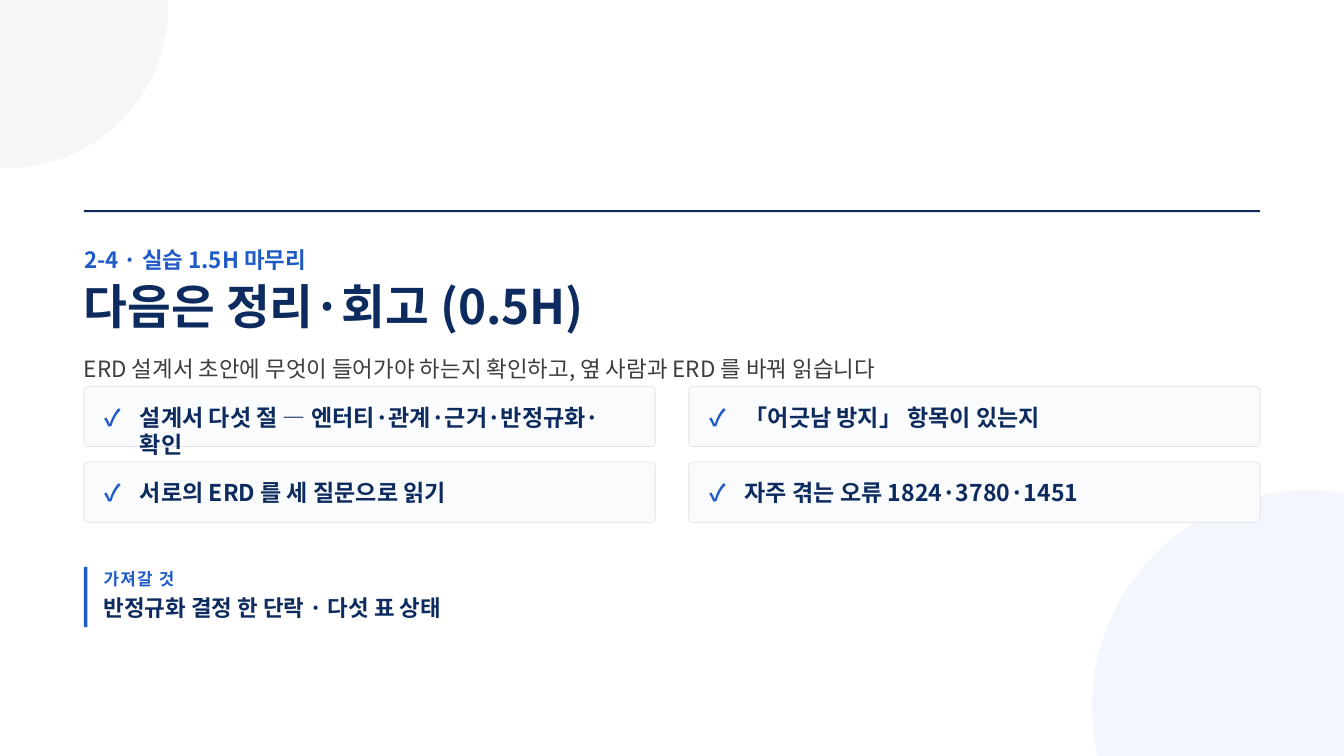
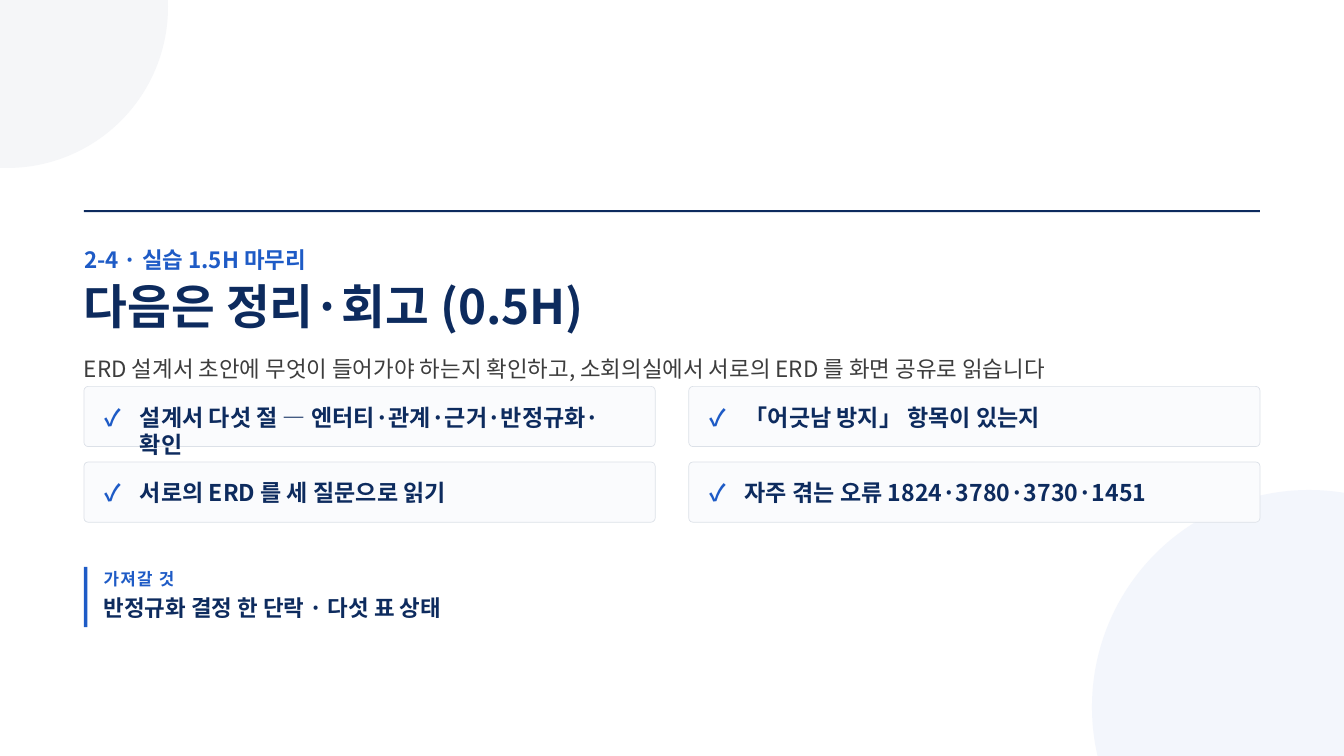
Before and after one commit to aebonlee/materials, a slide deck: slide 11 of data-eng/decks/w2d4s3.pptx. Drawn at 1344x756 pixels with LibreOffice and Linux fonts; fonts in the diff are those of the drawing. Boxes give left, top, right and bottom in pixels: in the first picture for what was removed or moved away, otherwise in the second. Text is boxed around its words. In the diff, an @@ line names an element or a change of style, - is before the commit and + after.

```diff
--- a/data-eng/decks/w2d4s3.pptx
+++ b/data-eng/decks/w2d4s3.pptx
@@ text at <box>84,358,1044,381</box>: text changed @@
-ERD 설계서 초안에 무엇이 들어가야 하는지 확인하고, 옆 사람과 ERD 를 바꿔 읽습니다
+ERD 설계서 초안에 무엇이 들어가야 하는지 확인하고, 소회의실에서 서로의 ERD 를 화면 공유로 읽습니다
@@ text at <box>745,481,1146,503</box>: text changed @@
-자주 겪는 오류 1824·3780·1451
+자주 겪는 오류 1824·3780·3730·1451
```
Also in this commit, not shown: 6 other slides changed, 11 other files.
